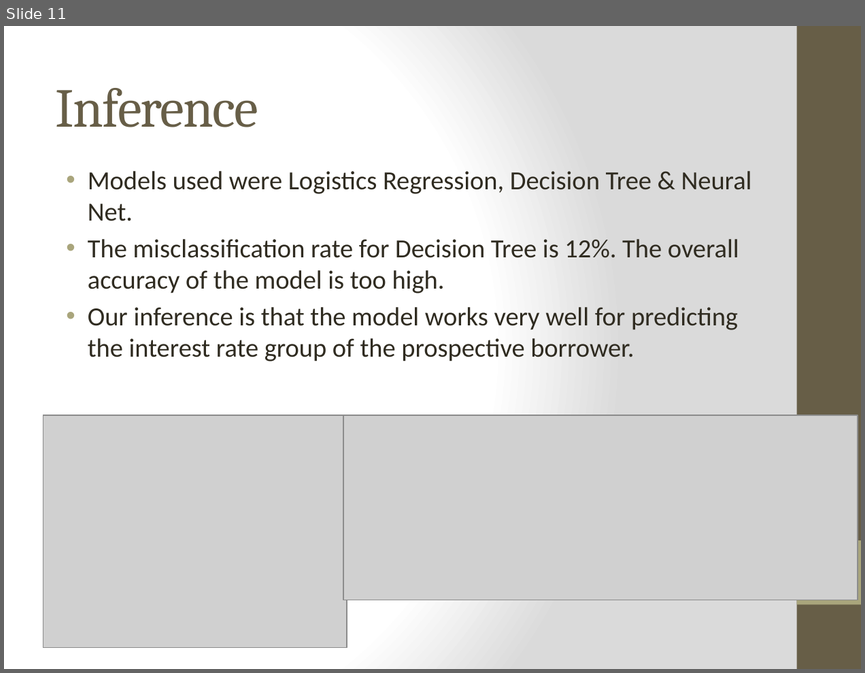
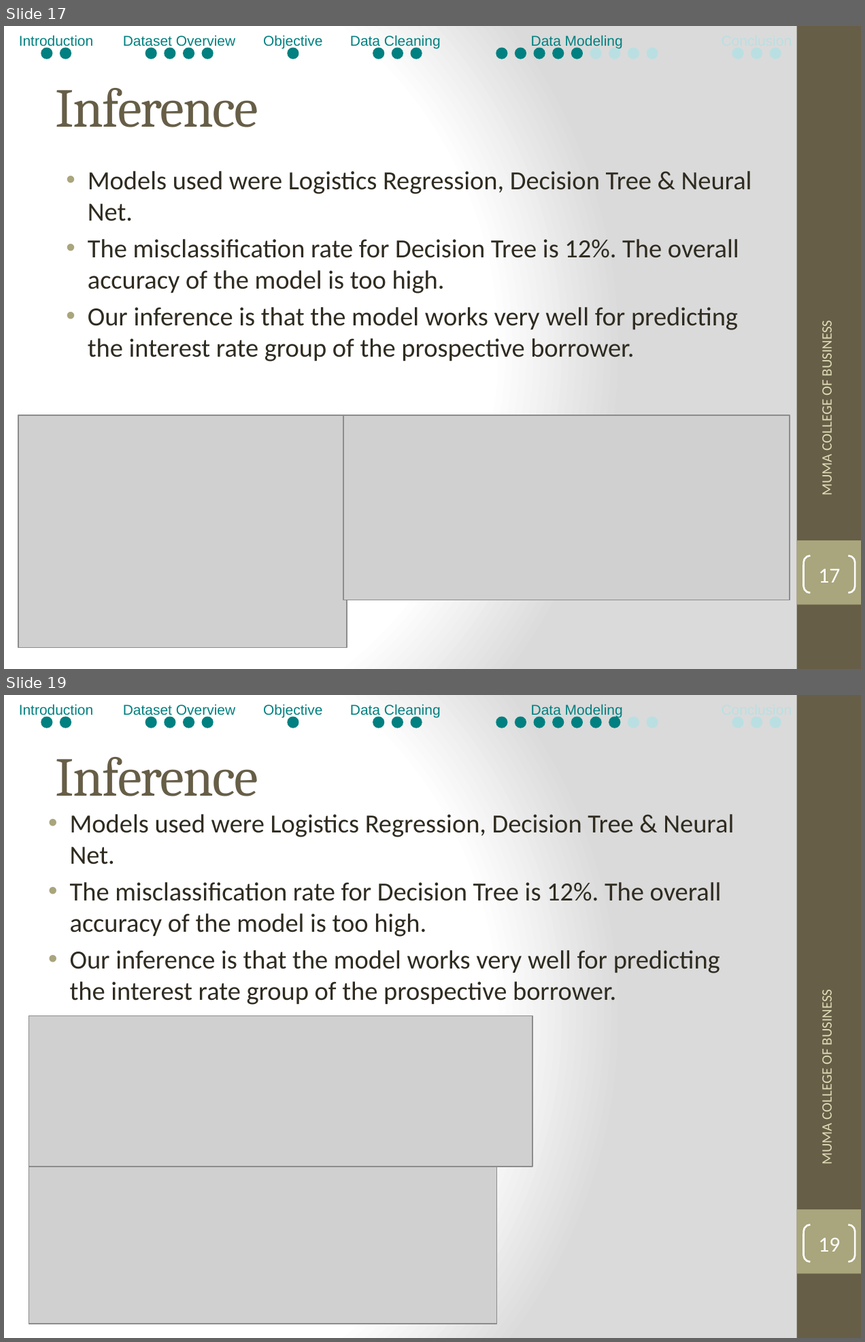
Before and after one commit to bibinjose/Data-Mining-Project, a slide deck: Data Mining-Project_PPT-Peer-to-Peer Lending.pptx. Shown one above the other, each under a label of ours: slide 11 before the commit, slides 17 and 19 after it; the slides between them are not shown. The pictures are 865x673 and 865x1342 pixels, drawn with LibreOffice and Linux fonts; fonts in the diff are those of the drawing; grey boxes stand for pictures. Boxes give left, top, right and bottom in pixels: in the first picture for what was removed or moved away, otherwise in the second. Text is boxed around its words. In the diff, an @@ line names an element or a change of style, - is before the commit and + after.

```diff
--- a/Data Mining-Project_PPT-Peer-to-Peer Lending.pptx
+++ b/Data Mining-Project_PPT-Peer-to-Peer Lending.pptx
@@ slide 19 added at <box>4,695,861,1338</box>, background gradient #FFFFFF to #DADADA; not listed: 2 template elements that a slide beside it also shows @@
@@ group added at <box>19,704,781,727</box>: 22 ellipses, 5 texts @@
+Introduction
+Dataset Overview
+Objective
+Data Cleaning
+Data Modeling
@@ title added at <box>56,757,259,796</box>, 46 pt, text #675E47 @@
+Inference
@@ text added at <box>70,814,734,1004</box>, 22 pt, text #2F2B20 @@
+• Models used were Logistics Regression, Decision Tree & Neural Net.
+• The misclassification rate for Decision Tree is 12%. The overall accuracy of the model is too high.
+• Our inference is that the model works very well for predicting the interest rate group of the prospective borrower.
@@ text added at <box>818,996,836,1163</box>, 12 pt, text #DFDCB7 @@
+MUMA COLLEGE OF BUSINESS
@@ picture added at <box>29,1015,532,1166</box> @@
@@ picture added at <box>29,1166,496,1323</box> @@
@@ page number added at <box>804,1225,855,1261</box>, outline #FFFFFF 1.5 pt, 18 pt, text #FFFFFF @@
+19
@@ what was slide 11 is now slide 17 @@
@@ slide 17 changed as well @@
@@ group added at <box>19,35,781,58</box>: 22 ellipses, 5 texts @@
+Introduction
+Dataset Overview
+Objective
+Data Cleaning
+Data Modeling
@@ text added at <box>818,327,836,494</box>, 12 pt, text #DFDCB7 @@
+MUMA COLLEGE OF BUSINESS
@@ picture: place and size @@
-picture at <box>43,415,347,648</box>
+picture at <box>18,415,347,648</box>
@@ picture: place and size @@
-picture at <box>343,415,857,600</box>
+picture at <box>343,415,789,600</box>
@@ page number added at <box>804,556,855,592</box>, outline #FFFFFF 1.5 pt, 18 pt, text #FFFFFF @@
+17
```
Also in this commit, not shown: 11 other slides changed, 11 other slides added, 1 slide removed.
